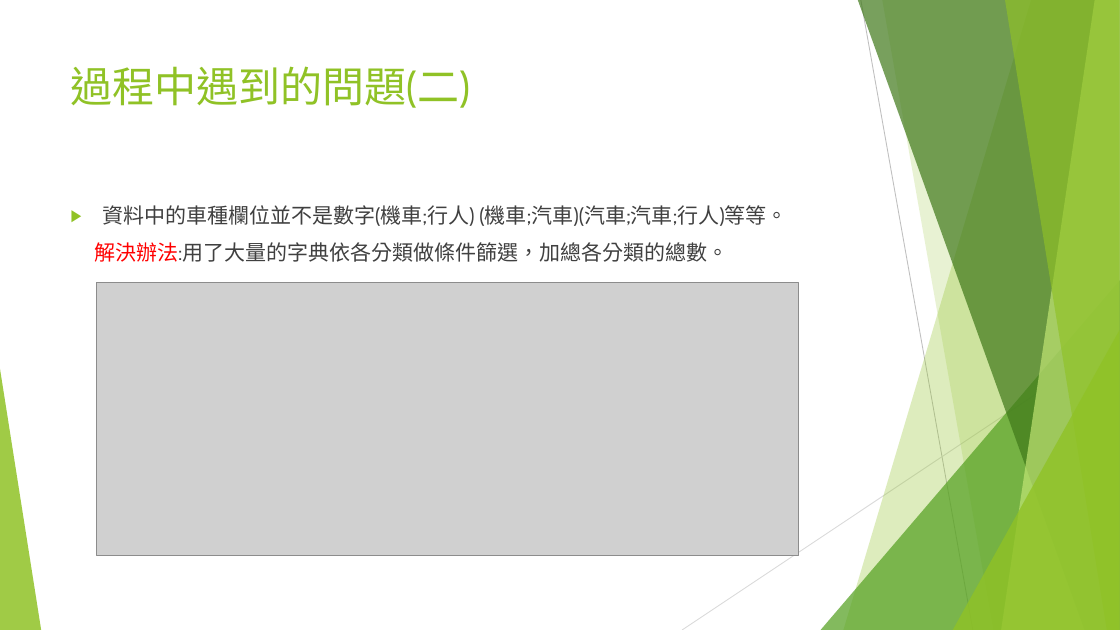
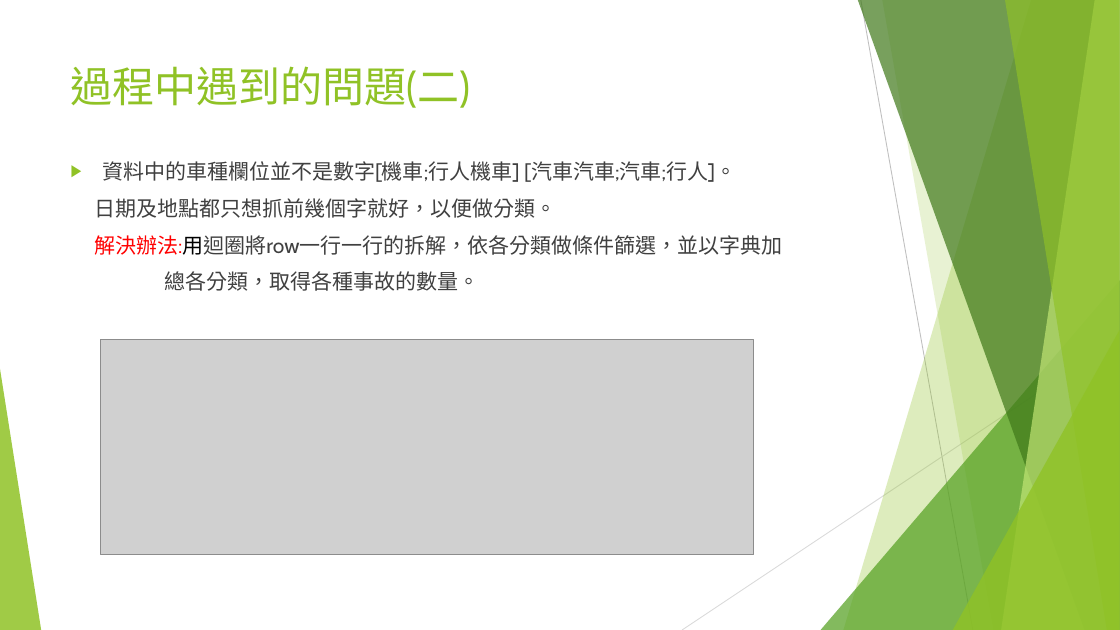
Before and after one commit to ooxx2500/python-sql-for-test, a slide deck: slide 13 of python/專題報告/專題報告-台灣交通事故.pptx. Drawn at 1120x630 pixels with LibreOffice and Linux fonts; fonts in the diff are those of the drawing; grey boxes stand for pictures. Boxes give left, top, right and bottom in pixels: in the first picture for what was removed or moved away, otherwise in the second. Text is boxed around its words. In the diff, an @@ line names an element or a change of style, - is before the commit and + after.

```diff
--- a/python/專題報告/專題報告-台灣交通事故.pptx
+++ b/python/專題報告/專題報告-台灣交通事故.pptx
@@ text at [94, 161, 782, 291]: text changed @@
-▶ 資料中的車種欄位並不是數字(機車;行人) (機車;汽車)(汽車;汽車;行人)等等。
-解決辦法:用了大量的字典依各分類做條件篩選，加總各分類的總數。
+▶ 資料中的車種欄位並不是數字[機車;行人機車] [汽車汽車;汽車;行人]。
+日期及地點都只想抓前幾個字就好，以便做分類。
+解決辦法:用迴圈將row一行一行的拆解，依各分類做條件篩選，並以字典加
+總各分類，取得各種事故的數量。
@@ picture: place and size @@
-picture at [97, 282, 798, 555]
+picture at [101, 339, 754, 555]
```
Also in this commit, not shown: 7 other slides changed, 5 other files.
